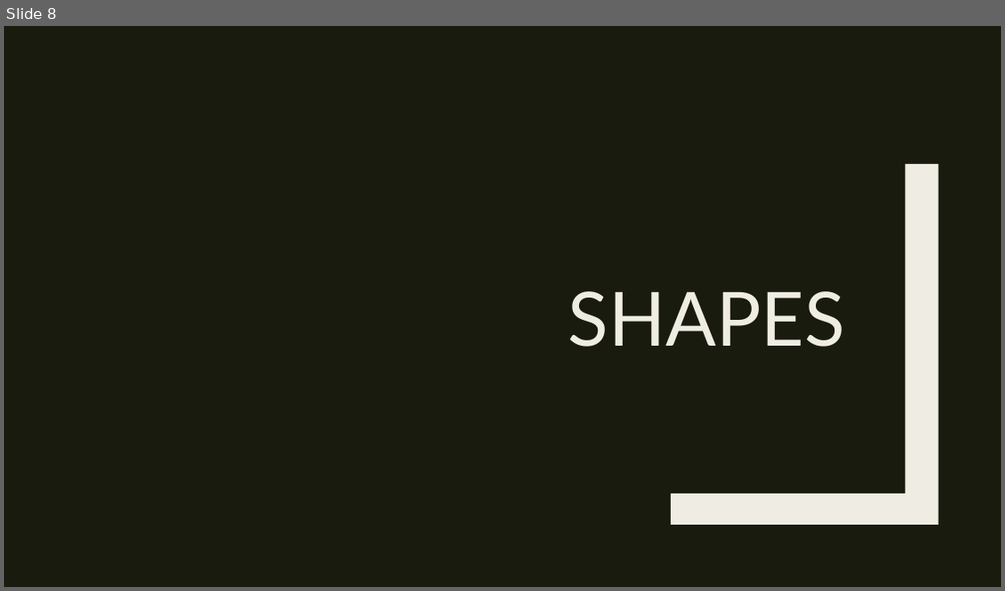
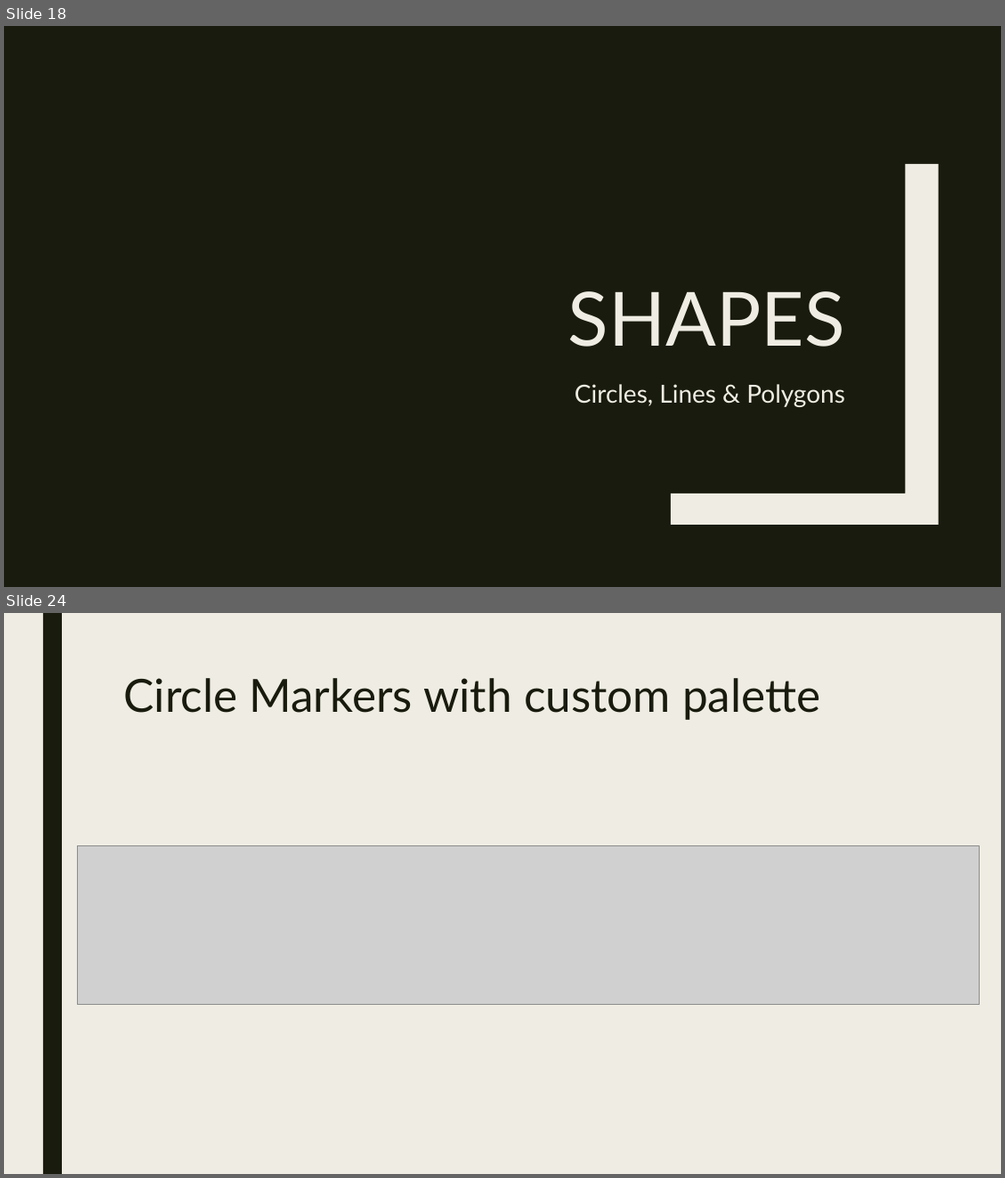
Before and after one commit to RforOperations2018/Class_9-Leaflet, a slide deck: Class 9.pptx. Shown one above the other, each under a label of ours: slide 8 before the commit, slides 18 and 24 after it; the slides between them are not shown. The pictures are 1005x591 and 1005x1178 pixels, drawn with LibreOffice and Linux fonts; fonts in the diff are those of the drawing; grey boxes stand for pictures. Boxes give left, top, right and bottom in pixels: in the first picture for what was removed or moved away, otherwise in the second. Text is boxed around its words. In the diff, an @@ line names an element or a change of style, - is before the commit and + after.

```diff
--- a/Class 9.pptx
+++ b/Class 9.pptx
@@ slide 24 added at (x1=4, y1=613, x2=1001, y2=1174), background #EFEDE3 @@
@@ rectangle added at (x1=43, y1=613, x2=62, y2=1174), fill #191B0E @@
@@ title added at (x1=123, y1=678, x2=820, y2=720), 44 pt, text #191B0E @@
+Circle Markers with custom palette
@@ picture added at (x1=77, y1=845, x2=979, y2=1004) @@
@@ what was slide 8 is now slide 18 @@
@@ slide 18 changed as well @@
@@ text added at (x1=574, y1=384, x2=845, y2=407), 24 pt, text #EFEDE3 @@
+Circles, Lines & Polygons
```
Also in this commit, not shown: 1 other slide changed, 18 other slides added, 3 slides removed, 1 other file.
